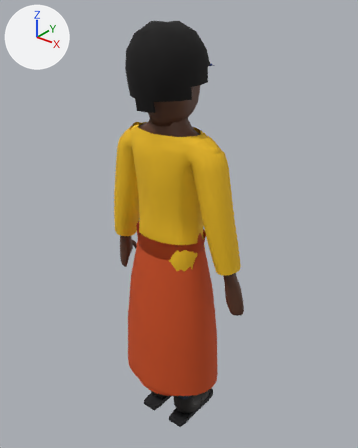
What one commit did to the Blender file blender/chr/chr_garcon.blend.
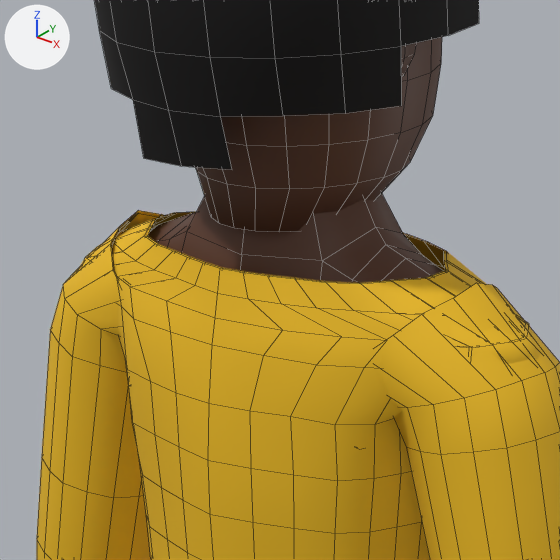
Old and new are each drawn whole from a 50 mm camera at (0.878, -1.056, 1.415) aimed at (-0.008, 0.052, 0.728) and again close up on the part from 30% to 63% of the width and 17% to 44% of the height. The lights are fixed; the arrows at upper left show +X, +Y and +Z. The older version's two pictures come first. The close-ups show mesh edges as thin lines.

The first close-up shows 'chr_afro', 'chr_corps', 'chr_haut', 'chr_haut_long'.
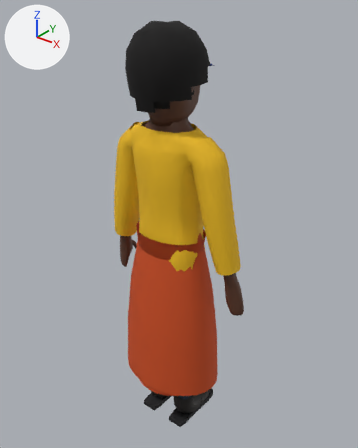
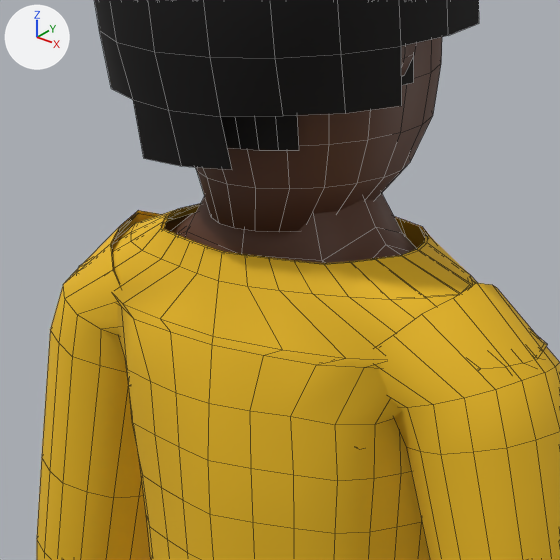
Location of each change, [x1, y1, x2, y2] in pixels of the close-ups (560 x 560 px; the box of a moved part takes in the faces that stretch with it):
```json
{"object": "chr_haut_long", "change": "reshaped", "before": [37, 210, 560, 560], "after": [37, 204, 560, 560]}
{"object": "chr_cheveux_age", "change": "added", "after": [221, 56, 414, 150]}
{"object": "chr_haut", "change": "reshaped", "before": [107, 212, 449, 338], "after": [107, 205, 428, 338], "on screen": "mostly hidden"}
{"part": 1, "of": "me_chr_haut", "change": "moved or reshaped", "before": [144, 212, 449, 284], "after": [161, 205, 428, 264]}
{"part": 2, "of": "me_chr_haut_long", "change": "moved or reshaped", "before": [78, 212, 541, 368], "after": [76, 204, 548, 371]}
```

Scene script edits in JSON lines:
```json
{"block": "me_chr_haut", "where": "# used by ob_chr_haut; location = (0.0, 0.0, 0.0)"}
{"op": "remove", "block": "me_chr_haut", "code": "me_chr_haut.from_pydata(...)  # 548 vertices, 488 faces; spans x -0.197..0.197, y -0.083..0.09, z 0.627..1.048"}
{"op": "add", "block": "me_chr_haut", "code": "me_chr_haut.from_pydata(...)  # 548 vertices, 488 faces; spans x -0.197..0.197, y -0.083..0.09, z 0.627..1.057"}
{"block": "me_chr_haut", "change": "me_chr_haut part 1: 84 of 548 vertices moved; they spanned x -0.16..0.16, y -0.074..0.071, z 1.02..1.048 and now span x -0.168..0.168, y -0.076..0.074, z 1.01..1.057; mean shift (0.0, 0.0, 0.002); largest move (-0.104, 0.006, 1.048) -> (-0.082, 0.005, 1.057)"}
{"block": "me_chr_haut_long", "where": "# used by ob_chr_haut_long; location = (0.0, 0.0, 0.0)"}
{"op": "remove", "block": "me_chr_haut_long", "code": "me_chr_haut_long.from_pydata(...)  # 644 vertices, 584 faces; spans x -0.243..0.243, y -0.085..0.092, z 0.627..1.048"}
{"op": "add", "block": "me_chr_haut_long", "code": "me_chr_haut_long.from_pydata(...)  # 644 vertices, 584 faces; spans x -0.243..0.243, y -0.085..0.092, z 0.627..1.057"}
{"block": "me_chr_haut_long", "change": "me_chr_haut_long part 2: 84 of 644 vertices moved; they spanned x -0.162..0.162, y -0.076..0.073, z 1.02..1.048 and now span x -0.17..0.17, y -0.078..0.076, z 1.01..1.057; mean shift (0.0, 0.0, 0.002); largest move (-0.106, 0.006, 1.048) -> (-0.084, 0.005, 1.057)"}
{"op": "add", "block": "me_chr_cheveux_age", "code": ["me_chr_cheveux_age = bpy.data.meshes.new('chr_cheveux_age')", "me_chr_cheveux_age.from_pydata(...)  # 155 vertices, 116 faces; spans x -0.085..0.085, y -0.101..0.061, z 1.12..1.304", "me_chr_cheveux_age.polygons.foreach_set('use_smooth', [True] * 116)", "me_chr_cheveux_age.materials.append(mat_chr_cheveux)  # black #0d0a0a"]}
{"op": "add", "block": "ob_chr_cheveux_age", "code": ["ob_chr_cheveux_age = bpy.data.objects.new('chr_cheveux_age', me_chr_cheveux_age)", "ob_chr_cheveux_age.location = (0.0, 0.0, 0.0)"]}
```
